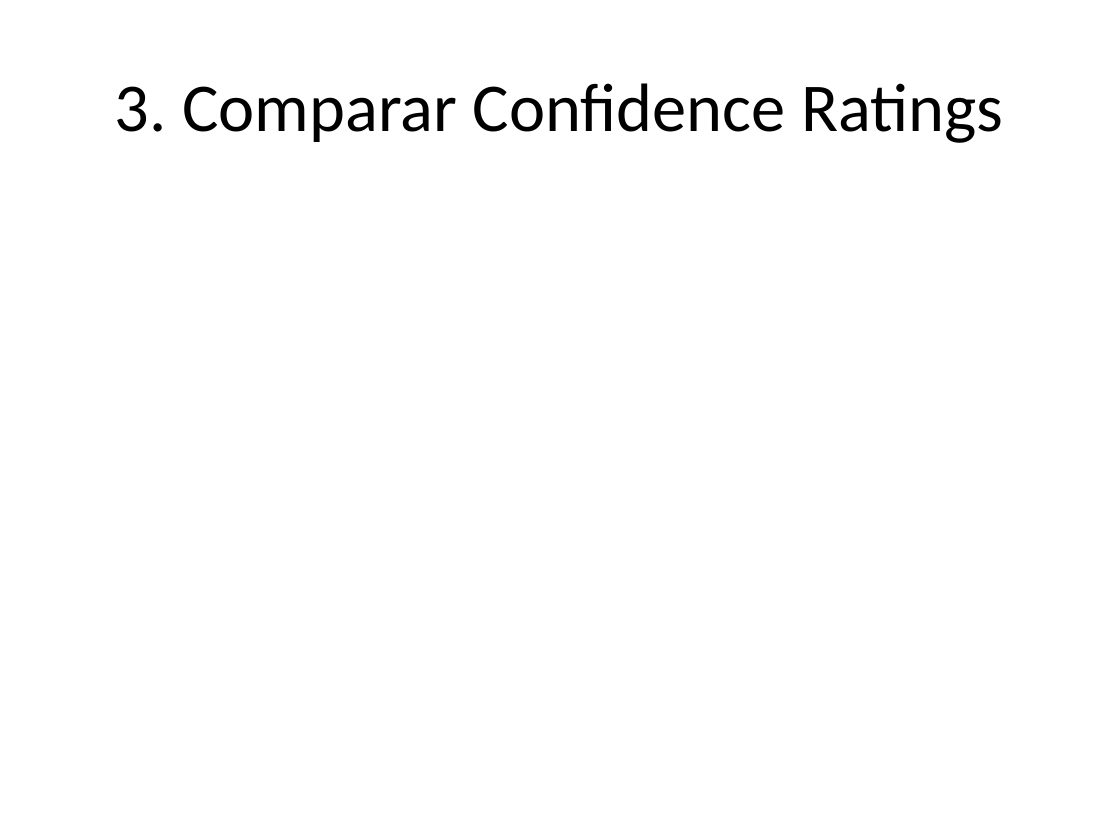
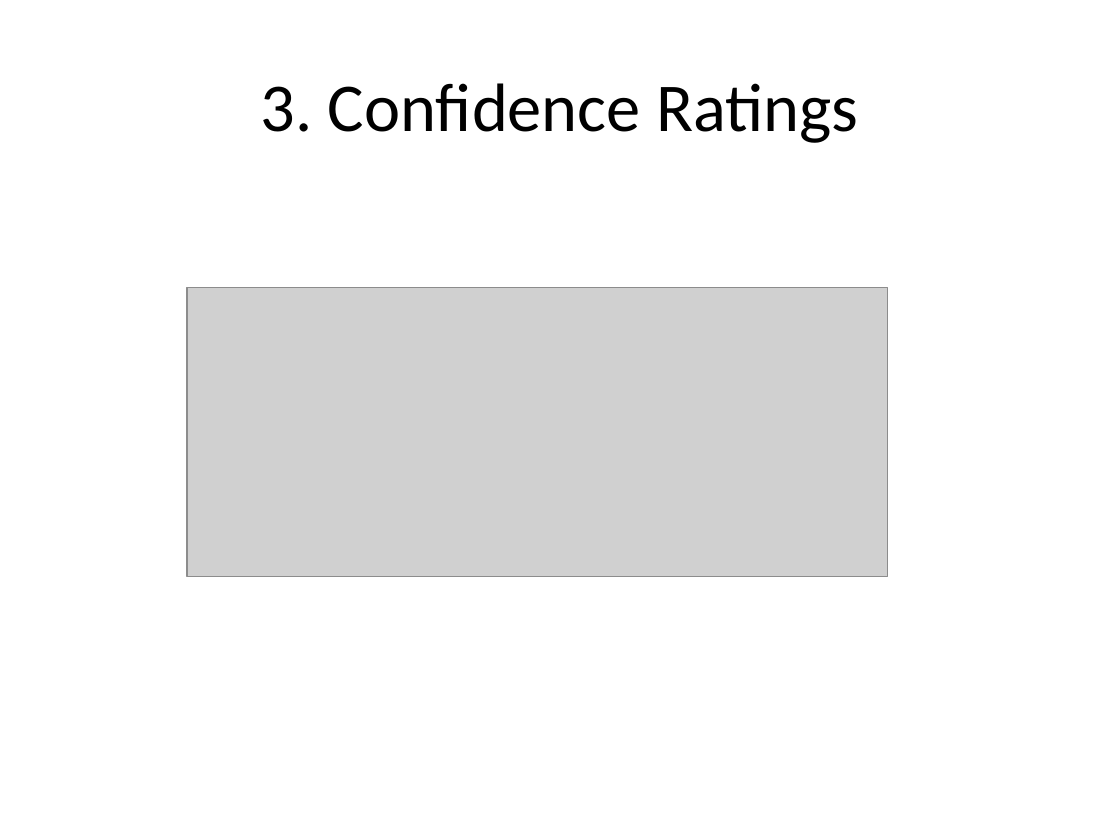
Before and after one commit to Adrifelcha/Adrifelcha, a slide deck: slide 46 of Tesis/Presentaciones/Seminario_Maden_.pptx (slide 62 before the commit). Drawn at 1120x840 pixels with LibreOffice and Linux fonts; fonts in the diff are those of the drawing; grey boxes stand for pictures. Boxes give left, top, right and bottom in pixels: in the first picture for what was removed or moved away, otherwise in the second. Text is boxed around its words. In the diff, an @@ line names an element or a change of style, - is before the commit and + after.

```diff
--- a/Tesis/Presentaciones/Seminario_Maden_.pptx
+++ b/Tesis/Presentaciones/Seminario_Maden_.pptx
@@ title at [260,83,858,143]: text changed @@
-3. Comparar Confidence Ratings
+3. Confidence Ratings
@@ picture added at [187,288,888,577] @@
```
Also in this commit, not shown: 12 other slides changed, 5 slides added, 21 slides removed, 1 other file.
